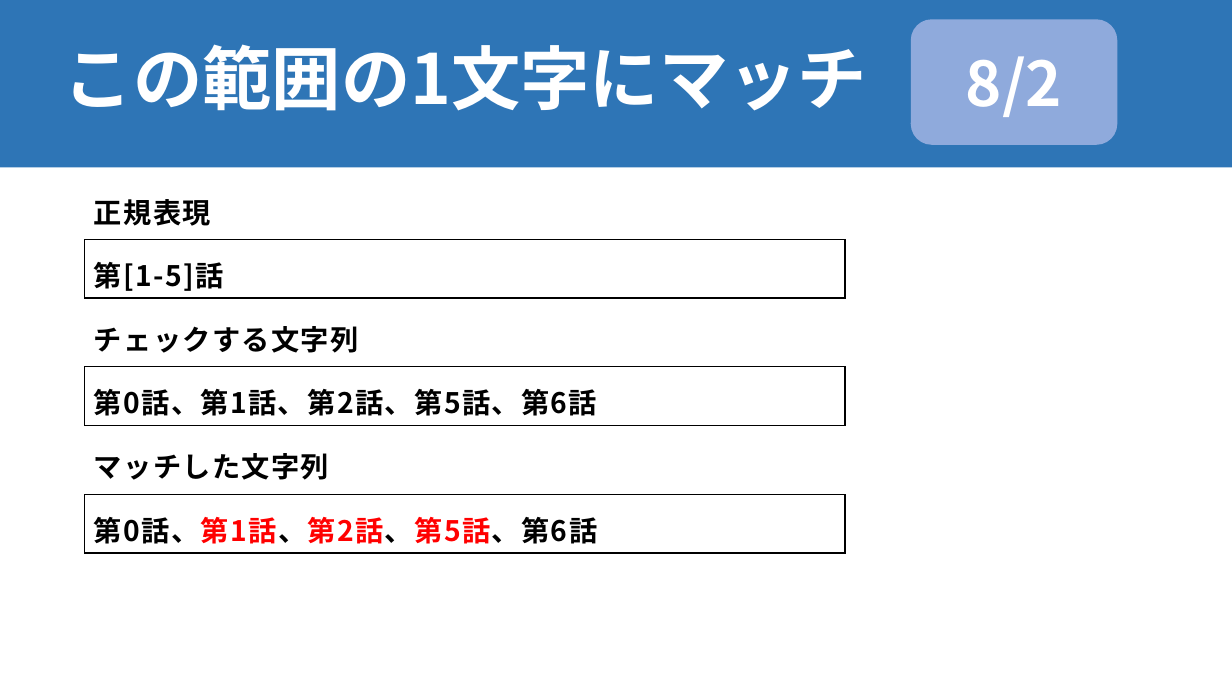
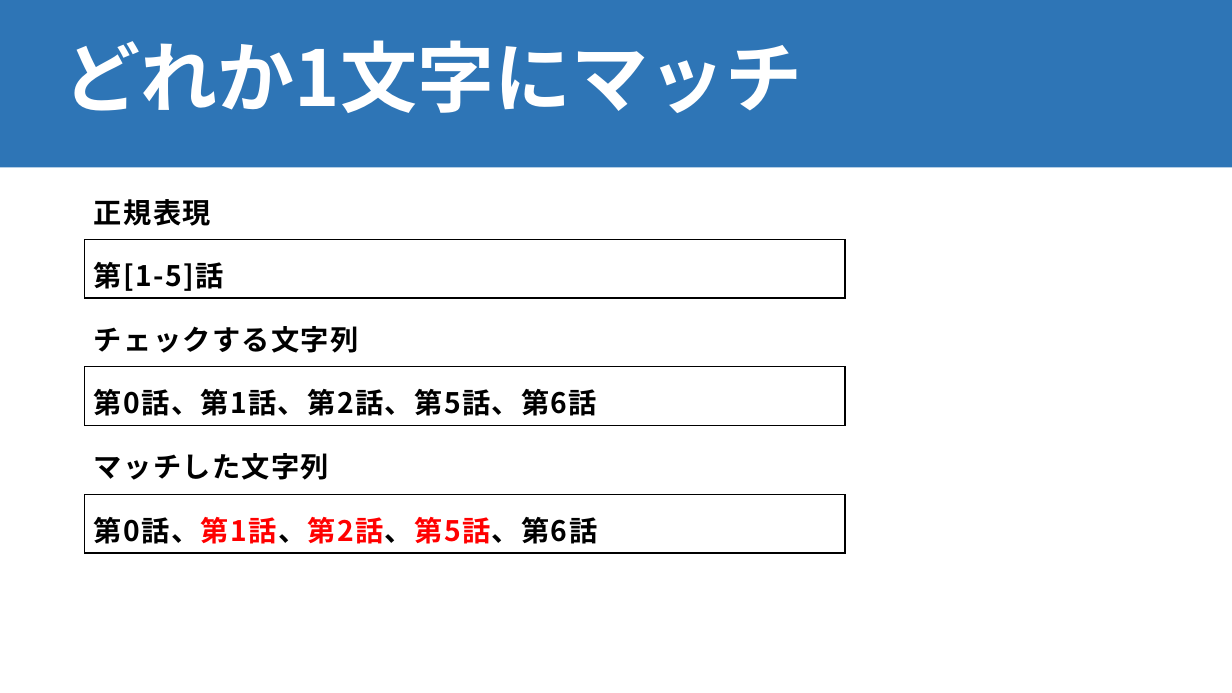
Before and after one commit to mugifusen/NLP100, a slide deck: slide 17 of chap03/正規表現.pptx. Drawn at 1232x693 pixels with LibreOffice and Linux fonts; fonts in the diff are those of the drawing. Boxes give left, top, right and bottom in pixels: in the first picture for what was removed or moved away, otherwise in the second. Text is boxed around its words. In the diff, an @@ line names an element or a change of style, - is before the commit and + after.

```diff
--- a/chap03/正規表現.pptx
+++ b/chap03/正規表現.pptx
@@ rounded rectangle removed at [911, 19, 1117, 145] @@
-8/2
@@ title at [64, 40, 802, 113]: text changed; size 54 to 60 pt @@
-この範囲の1文字にマッチ
+どれか1文字にマッチ
```
Also in this commit, not shown: 33 other slides changed, 24 slides added, 8 slides removed, 1 other file.
